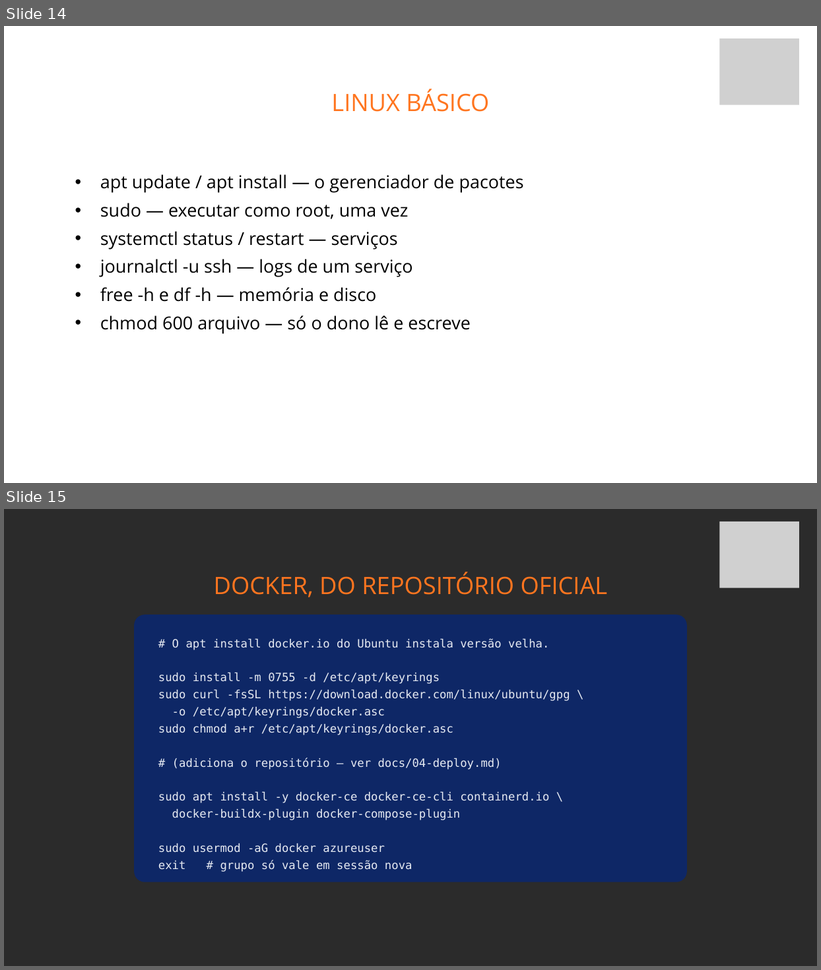
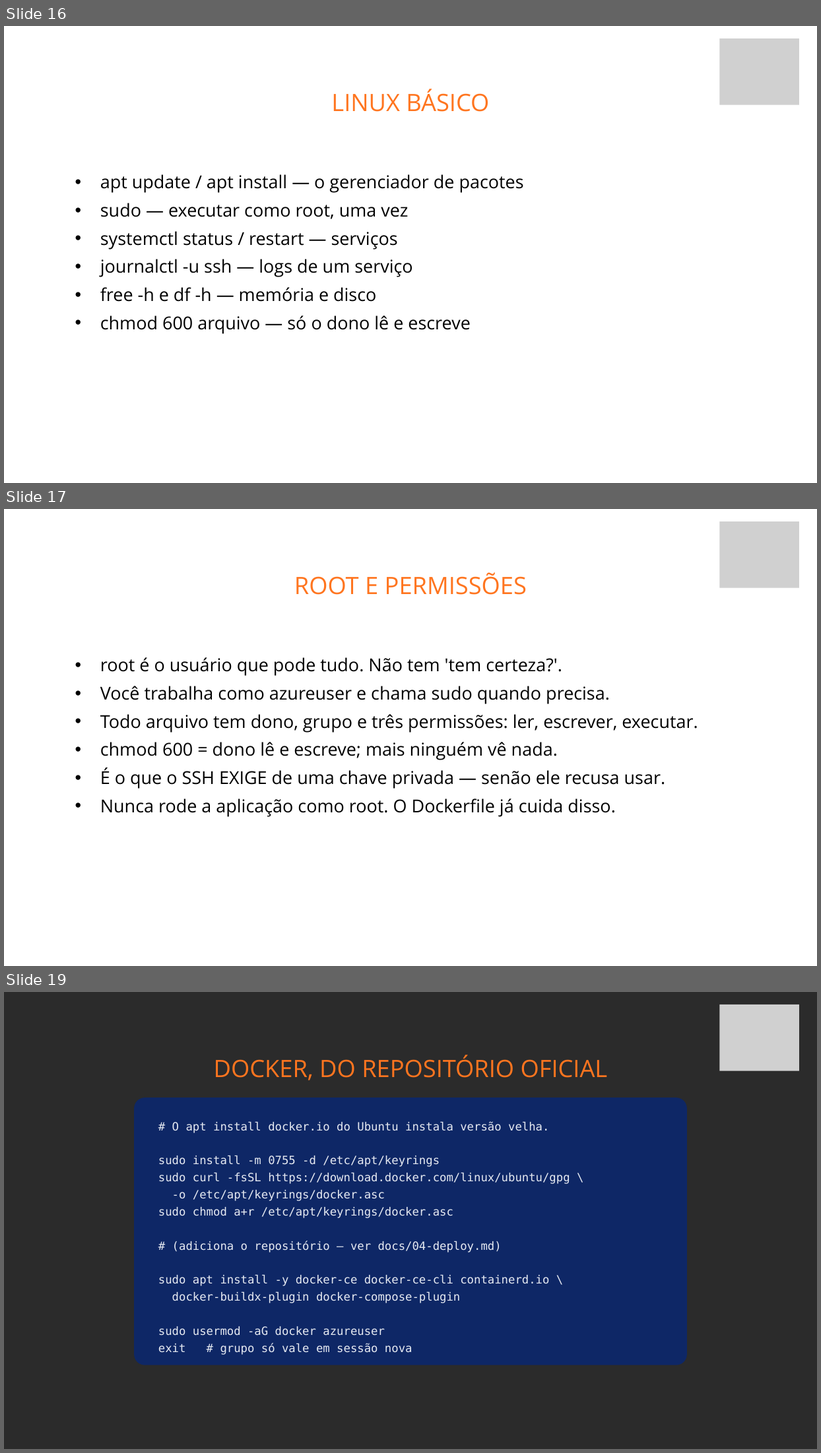
Before and after one commit to fabriciosiqueira08/capacitacao-gabarito, a slide deck: slides/build/aula-04-vps-docker-kamal-e-deploy.pptx. Shown one above the other, each under a label of ours: slides 14 and 15 before the commit, slides 16, 17 and 19 after it; the slides between them are not shown. The pictures are 821x970 and 821x1453 pixels, drawn with LibreOffice and Linux fonts; fonts in the diff are those of the drawing; grey boxes stand for pictures; background and template pictures are left out; a plain dark background stands for a picture behind light text. Boxes give left, top, right and bottom in pixels: in the first picture for what was removed or moved away, otherwise in the second. Text is boxed around its words. In the diff, an @@ line names an element or a change of style, - is before the commit and + after.

```diff
--- a/slides/build/aula-04-vps-docker-kamal-e-deploy.pptx
+++ b/slides/build/aula-04-vps-docker-kamal-e-deploy.pptx
@@ slide 17 added at (4, 509, 817, 966), background picture (left out) @@
@@ picture added at (719, 522, 799, 588) @@
@@ text added at (294, 572, 527, 595), 42.4 pt, text #FF751F @@
+ROOT E PERMISSÕES
@@ text added at (100, 657, 698, 817), 31.6 pt, text #000000 @@
+  • root é o usuário que pode tudo. Não tem 'tem certeza?'.
+  • Você trabalha como azureuser e chama sudo quando precisa.
+  • Todo arquivo tem dono, grupo e três permissões: ler, escrever, executar.
+  • chmod 600 = dono lê e escreve; mais ninguém vê nada.
+  • É o que o SSH EXIGE de uma chave privada — senão ele recusa usar.
+  • Nunca rode a aplicação como root. O Dockerfile já cuida disso.
@@ what was slide 14 is now slide 16 @@
@@ what was slide 15 is now slide 19 @@
```
Also in this commit, not shown: 7 other slides added, 25 other files.
